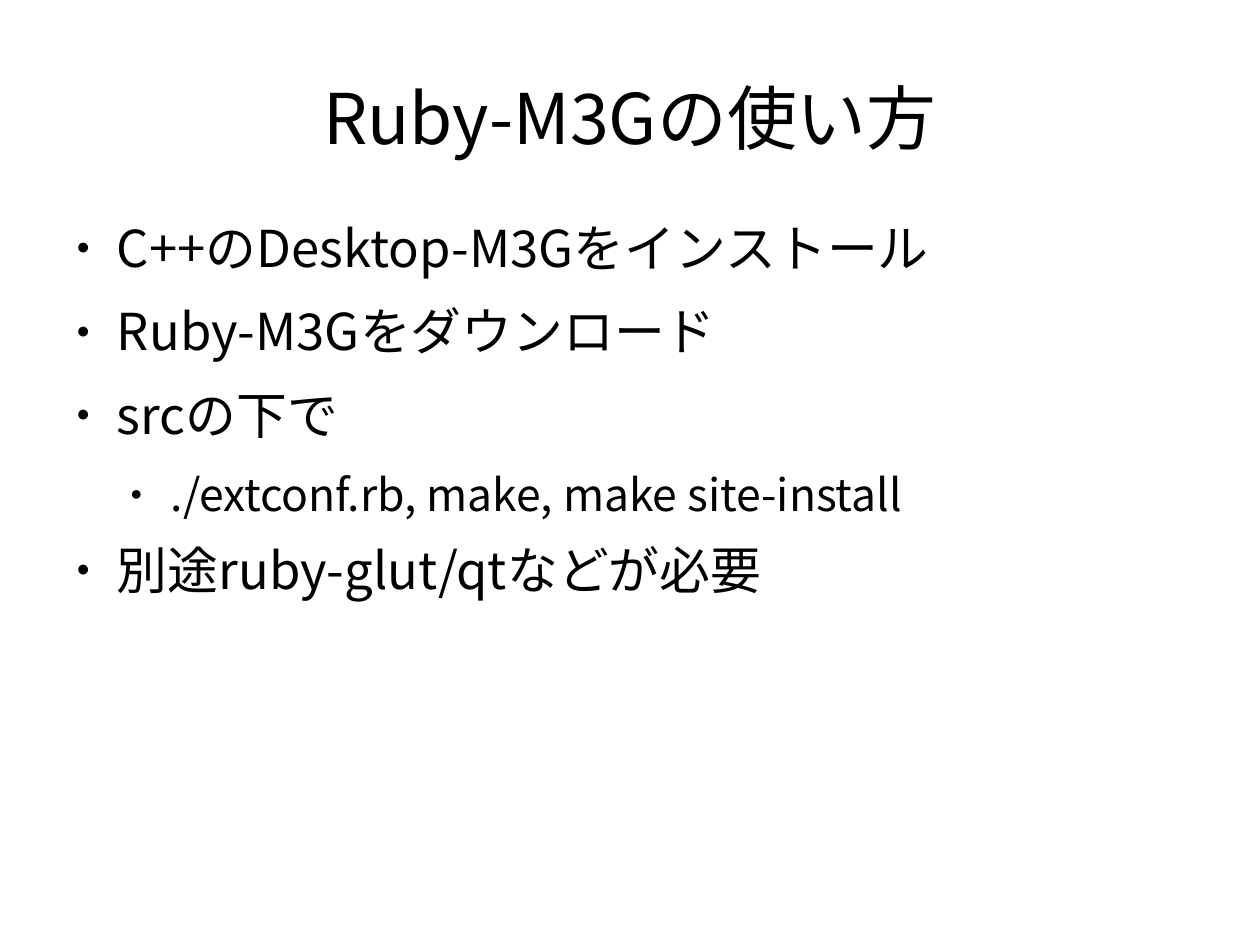
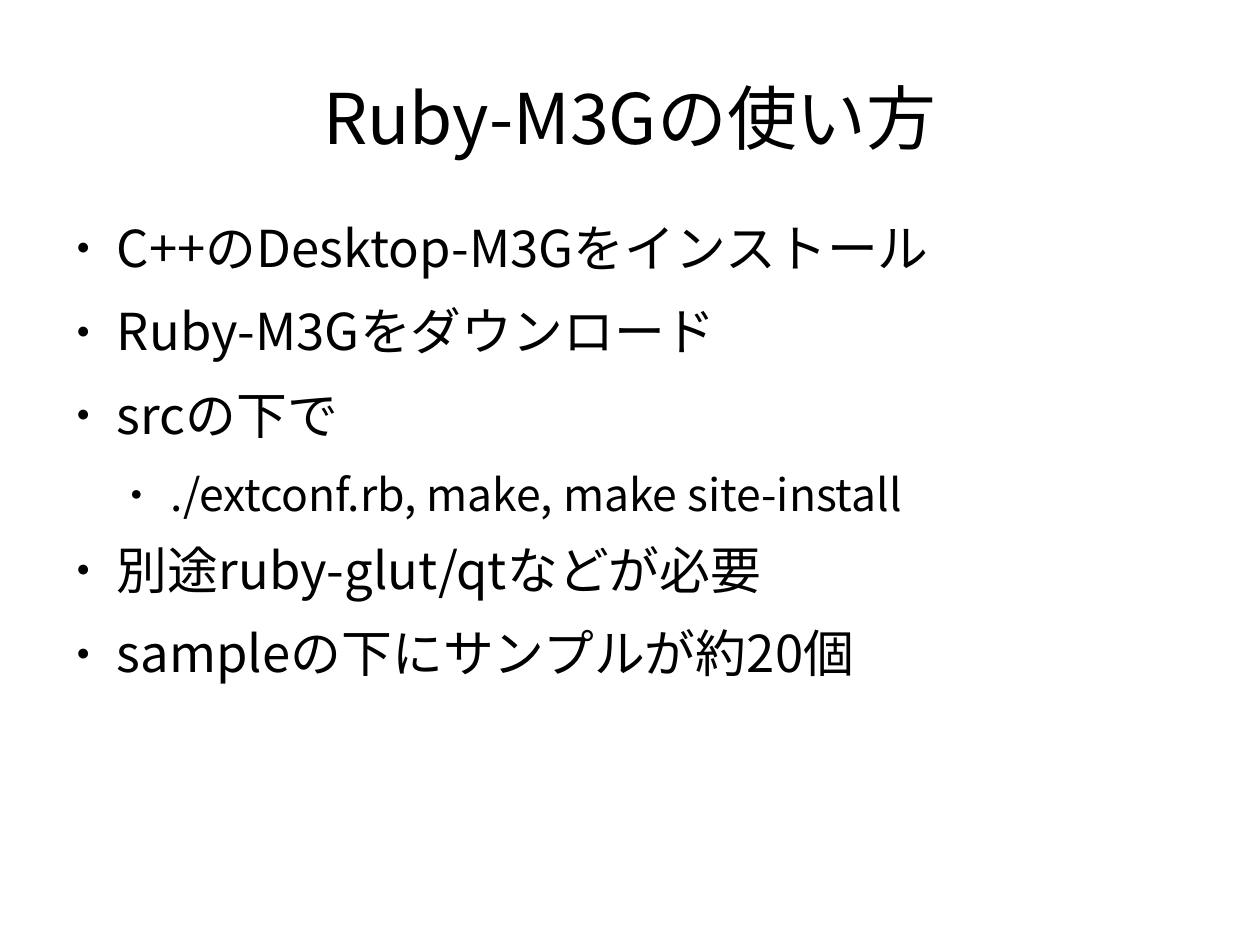
Before and after one commit to vadosnaprimer/desktop-m3g, a slide deck: slide 34 of doc/conference/Ruby会議2010.odp. Drawn at 1260x945 pixels with LibreOffice and Linux fonts; fonts in the diff are those of the drawing. Boxes give left, top, right and bottom in pixels: in the first picture for what was removed or moved away, otherwise in the second. Text is boxed around its words. In the diff, an @@ line names an element or a change of style, - is before the commit and + after.

```diff
--- a/doc/conference/Ruby会議2010.odp
+++ b/doc/conference/Ruby会議2010.odp
@@ text at (x1=117, y1=629, x2=854, y2=684): paragraph added @@
+● sampleの下にサンプルが約20個
```
Also in this commit, not shown: 14 other slides changed, 1 slide added, 3 other files.
